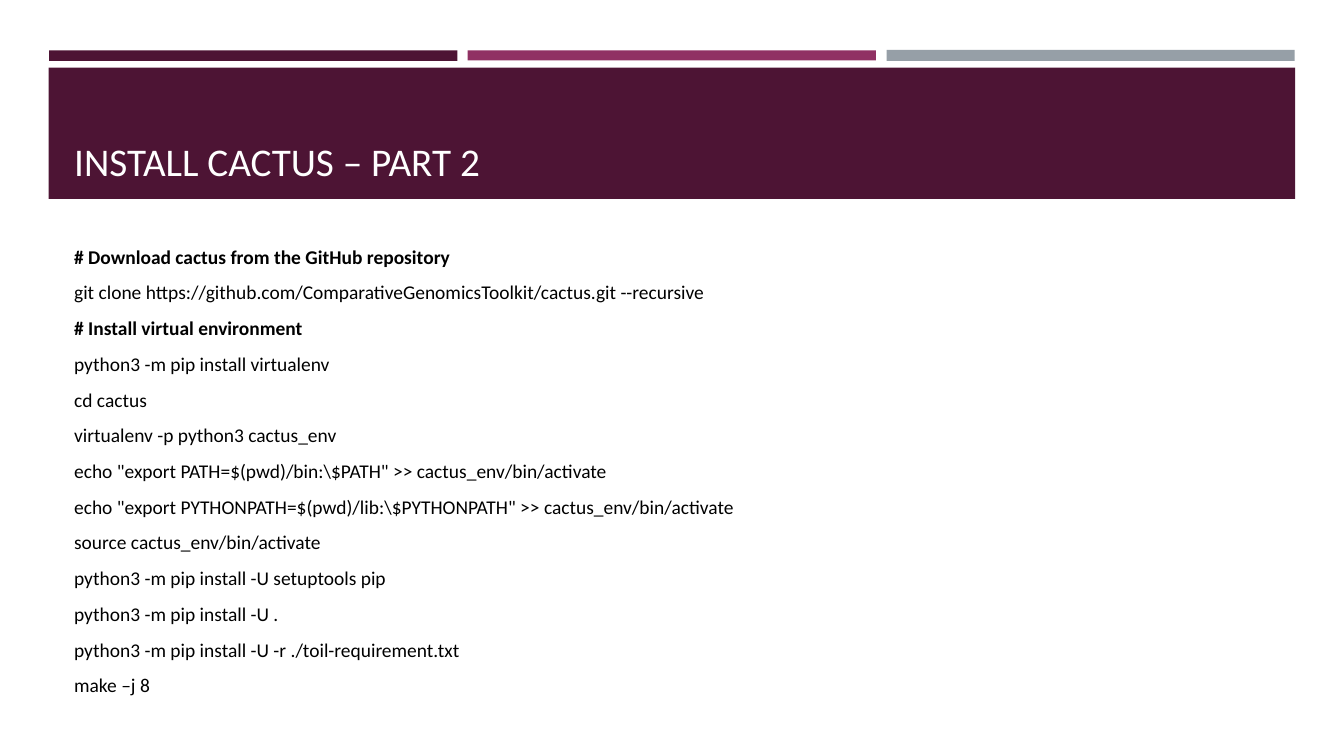
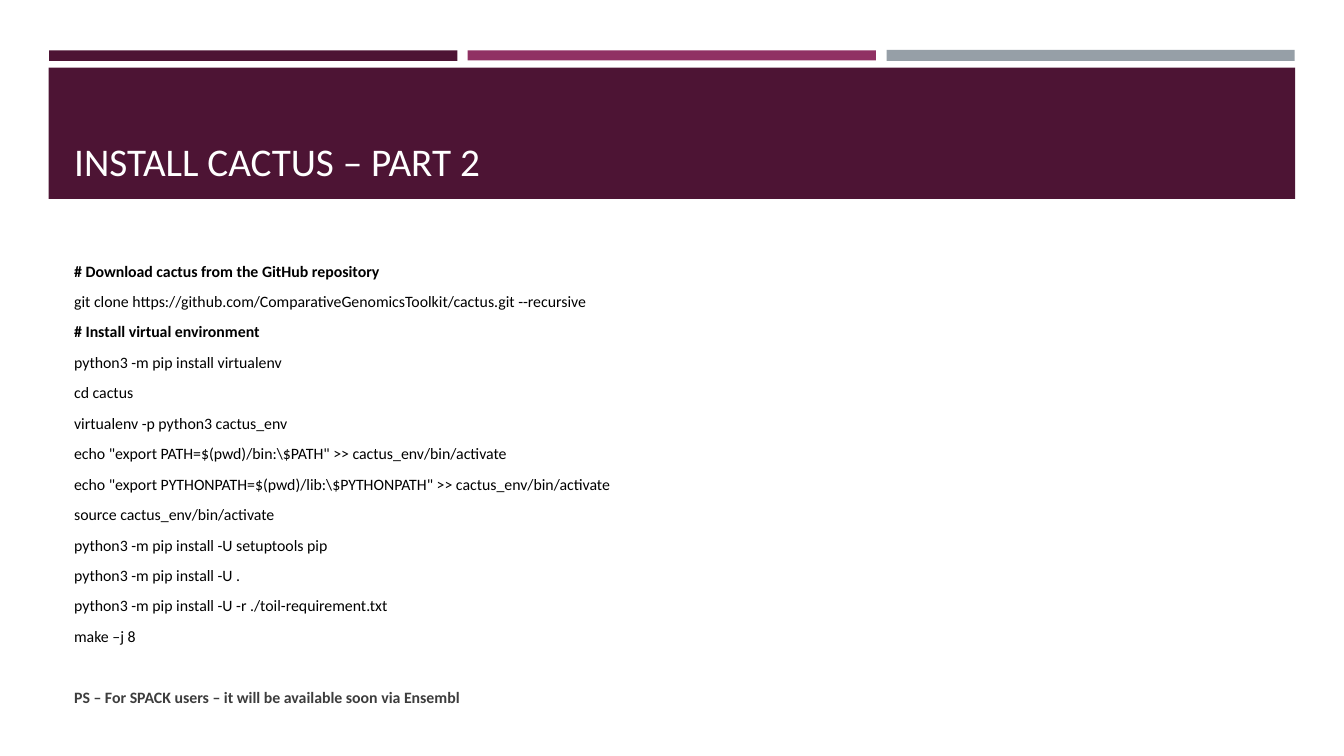
Before and after one commit to BGAcademy23/cactus, a slide deck: slide 7 of docs/aligning_whole_genomes_with_cactus.pptx. Drawn at 1344x756 pixels with LibreOffice and Linux fonts; fonts in the diff are those of the drawing. Boxes give left, top, right and bottom in pixels: in the first picture for what was removed or moved away, otherwise in the second. Text is boxed around its words. In the diff, an @@ line names an element or a change of style, - is before the commit and + after.

Commit message:
add my part of the presentation

```diff
--- a/docs/aligning_whole_genomes_with_cactus.pptx
+++ b/docs/aligning_whole_genomes_with_cactus.pptx
@@ text at box(74, 266, 610, 645): size 13.9 to 11.2 pt @@
@@ text at box(74, 692, 460, 703): paragraph added @@
+PS – For SPACK users – it will be available soon via Ensembl
```
Also in this commit, not shown: 12 slides added.
